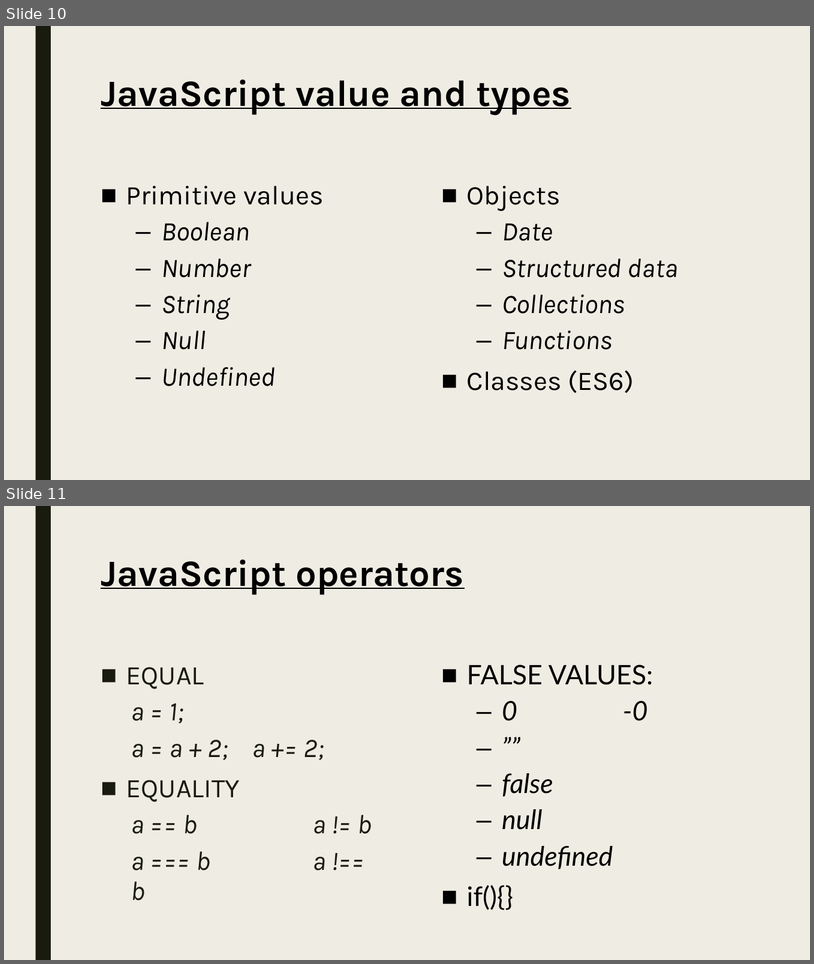
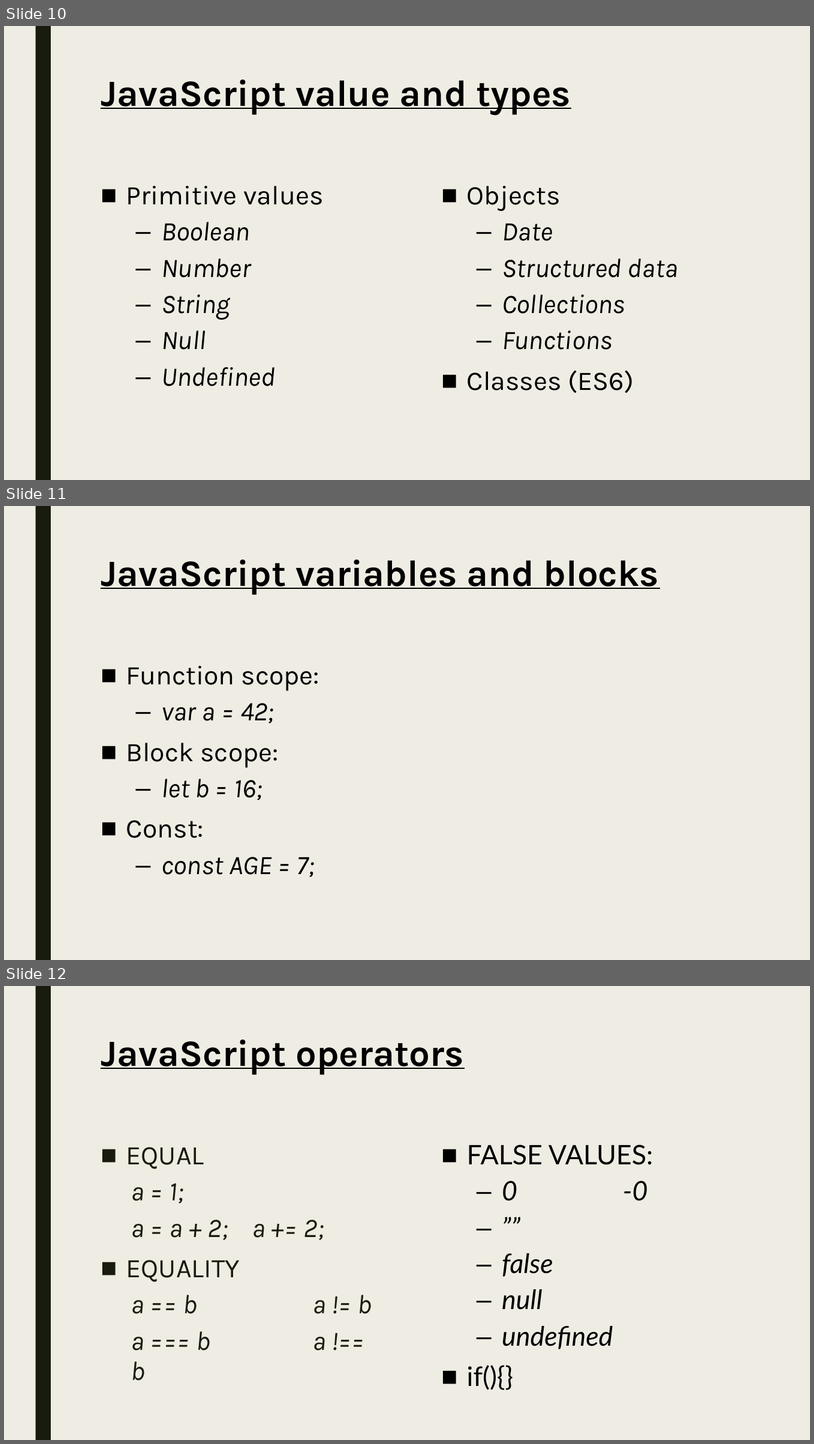
Before and after one commit to pkyurkchiev/mean-stack, a slide deck: slides/NodeJS.pptx. Shown one above the other, each under a label of ours: slides 10 and 11 before the commit, slides 10, 11 and 12 after it. The pictures are 814x964 and 814x1444 pixels, drawn with LibreOffice and Linux fonts; fonts in the diff are those of the drawing. Boxes give left, top, right and bottom in pixels: in the first picture for what was removed or moved away, otherwise in the second. Text is boxed around its words. In the diff, an @@ line names an element or a change of style, - is before the commit and + after.

```diff
--- a/slides/NodeJS.pptx
+++ b/slides/NodeJS.pptx
@@ slide 11 added at <box>4,506,810,960</box>, background #EFEDE3; not listed: 1 template element that a slide beside it also shows @@
@@ title added at <box>101,559,660,595</box>, 44 pt, text #000000, bold, underline @@
+JavaScript variables and blocks
@@ text added at <box>126,666,320,877</box>, 32 pt, text #000000 @@
+■ Function scope:
+  – var a = 42;
+■ Block scope:
+  – let b = 16;
+■ Const:
+  – const AGE = 7;
@@ what was slide 11 is now slide 12 @@
```
Also in this commit, not shown: 3 slides changed, 3 other slides added, 1 other file.
